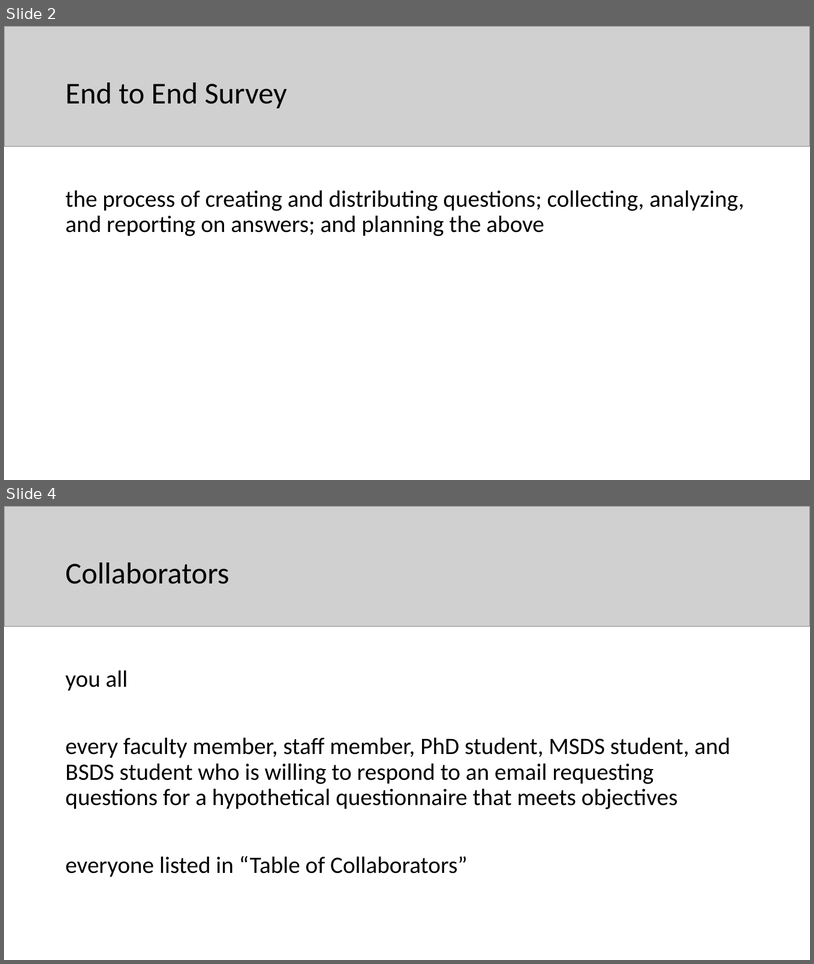
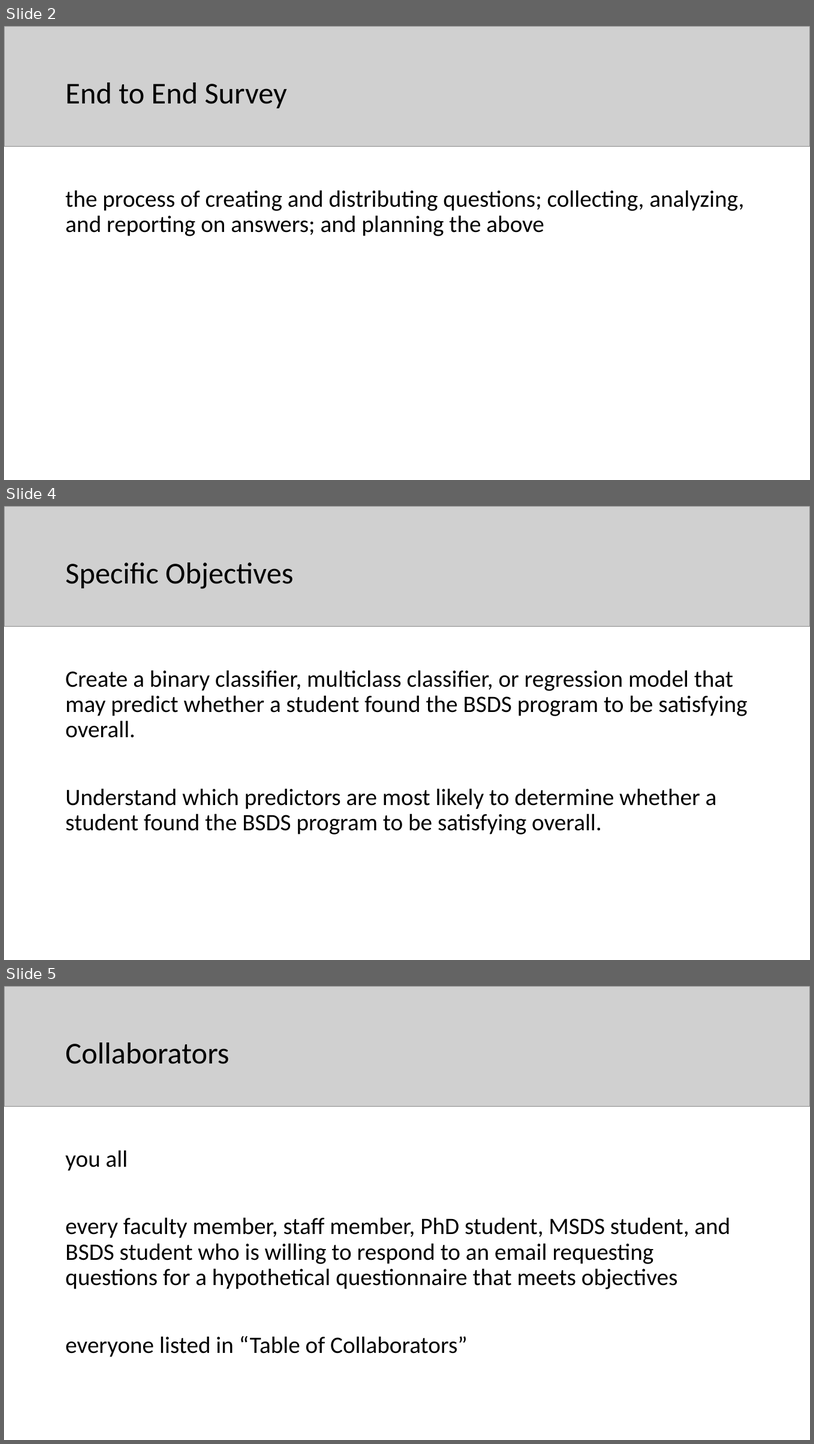
Before and after one commit to tslever/End_To_End_Survey_Of_BSDS_Students, a slide deck: Presentation_Of_End_To_End_Survey_Of_BSDS_Students.pptx. Shown one above the other, each under a label of ours: slides 2 and 4 before the commit, slides 2, 4 and 5 after it; the slides between them are not shown. The pictures are 814x964 and 814x1444 pixels, drawn with LibreOffice and Linux fonts; fonts in the diff are those of the drawing; grey boxes stand for pictures. Boxes give left, top, right and bottom in pixels: in the first picture for what was removed or moved away, otherwise in the second. Text is boxed around its words. In the diff, an @@ line names an element or a change of style, - is before the commit and + after.

Commit message:
Added specific objectives to presentation

```diff
--- a/Presentation_Of_End_To_End_Survey_Of_BSDS_Students.pptx
+++ b/Presentation_Of_End_To_End_Survey_Of_BSDS_Students.pptx
@@ slide 4 added at (x1=4, y1=506, x2=810, y2=960), background #FFFFFF @@
@@ picture added at (x1=4, y1=506, x2=810, y2=627) @@
@@ title added at (x1=65, y1=562, x2=293, y2=589), 36 pt, text #000000 @@
+Specific Objectives
@@ text added at (x1=65, y1=670, x2=747, y2=834), 28 pt, text #000000 @@
+Create a binary classifier, multiclass classifier, or regression model that may predict whether a student found the BSDS program to be satisfying overall.
+Understand which predictors are most likely to determine whether a student found the BSDS program to be satisfying overall.
@@ what was slide 4 is now slide 5 @@
```
Also in this commit, not shown: 1 slide changed, 1 other file.
